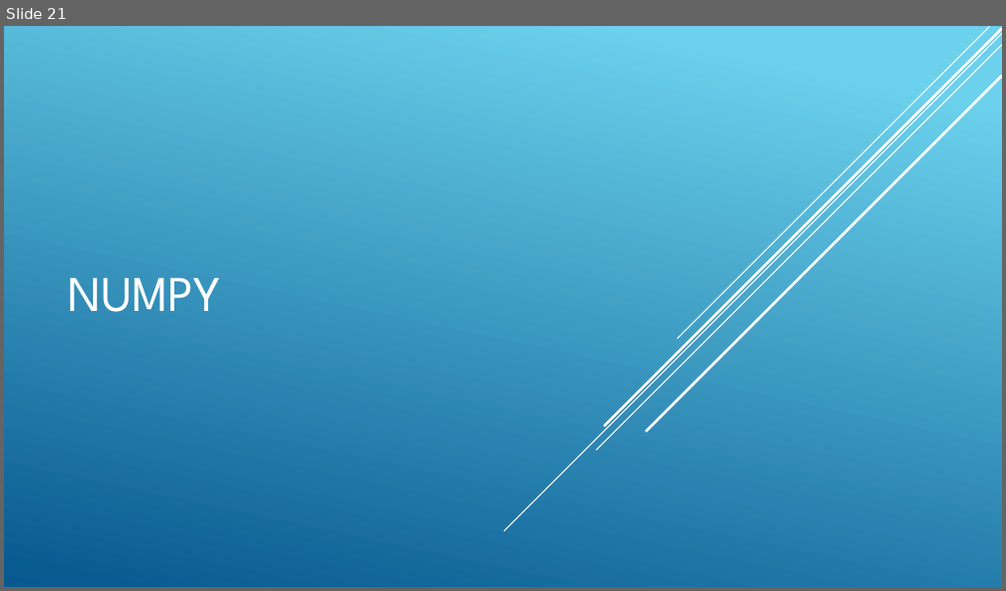
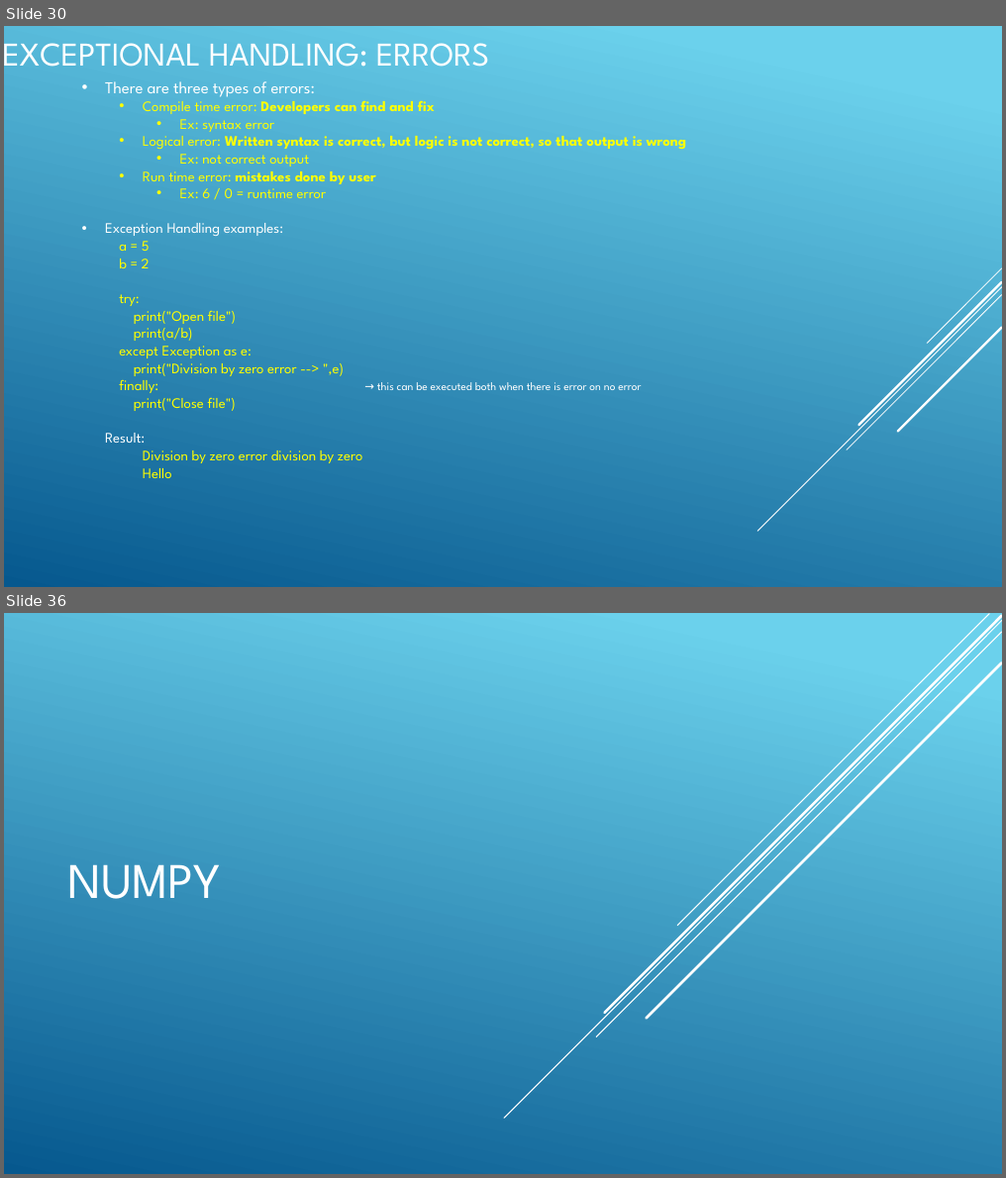
Before and after one commit to tvkatgit/DataScience-Python, a slide deck: Python.pptx. Shown one above the other, each under a label of ours: slide 21 before the commit, slides 30 and 36 after it; the slides between them are not shown. The pictures are 1006x591 and 1006x1178 pixels, drawn with LibreOffice and Linux fonts; fonts in the diff are those of the drawing. Boxes give left, top, right and bottom in pixels: in the first picture for what was removed or moved away, otherwise in the second. Text is boxed around its words. In the diff, an @@ line names an element or a change of style, - is before the commit and + after.

```diff
--- a/Python.pptx
+++ b/Python.pptx
@@ slide 30 added at (4,26,1002,587), background gradient #6ED2EB to #06588E @@
@@ text added at (4,43,489,67), 32 pt, text #FFFFFF @@
+EXCEPTIONAL HANDLING: ERRORS
@@ text added at (105,81,686,393), 14 pt, text #FFFF00 @@
+• There are three types of errors:
+  • Compile time error: Developers can find and fix
+    • Ex: syntax error
+  • Logical error: Written syntax is correct, but logic is not correct, so that output is wrong
+    • Ex: not correct output
+  • Run time error: mistakes done by user
+    • Ex: 6 / 0 = runtime error
+• Exception Handling examples:
+  a = 5
+  b = 2
+  try:
+  print("Open file")
+  print(a/b)
+  except Exception as e:
+  print("Division by zero error --> ",e)
+  finally: → this can be executed both when there is error on no error
+  print("Close file")
+Result:
+Division by zero error division by zero
+Hello
@@ group added at (757,269,1002,531): 5 lines @@
@@ what was slide 21 is now slide 36 @@
```
Also in this commit, not shown: 4 slides changed, 14 other slides added.
